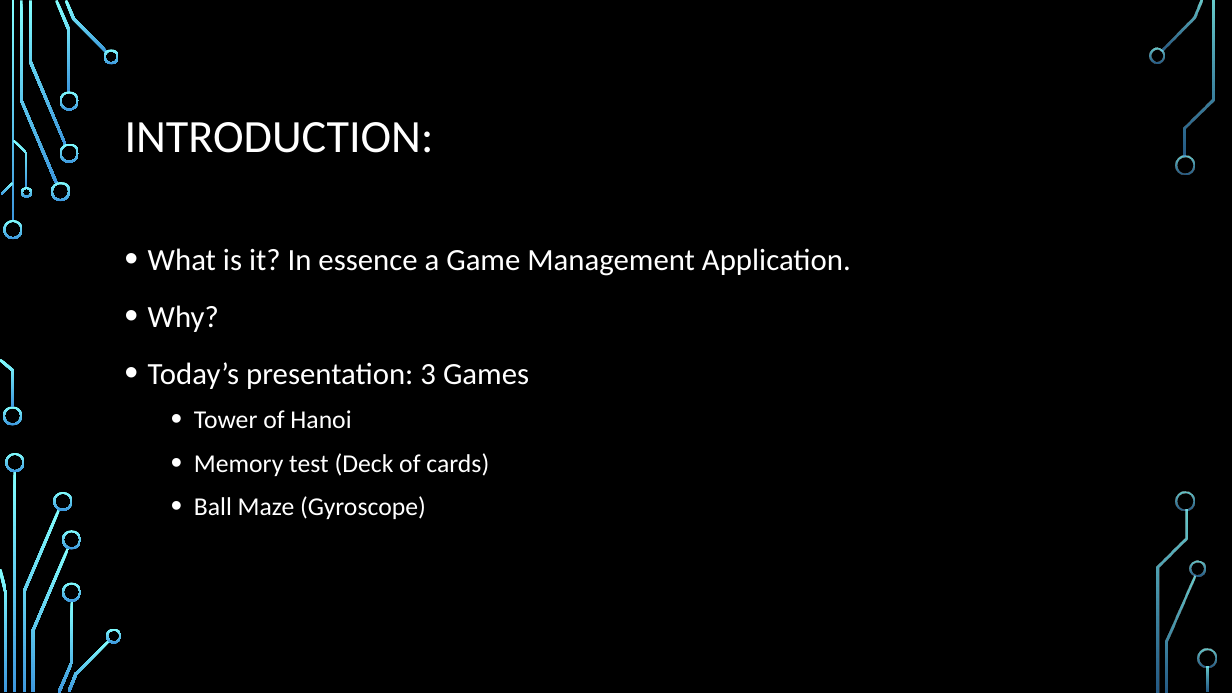
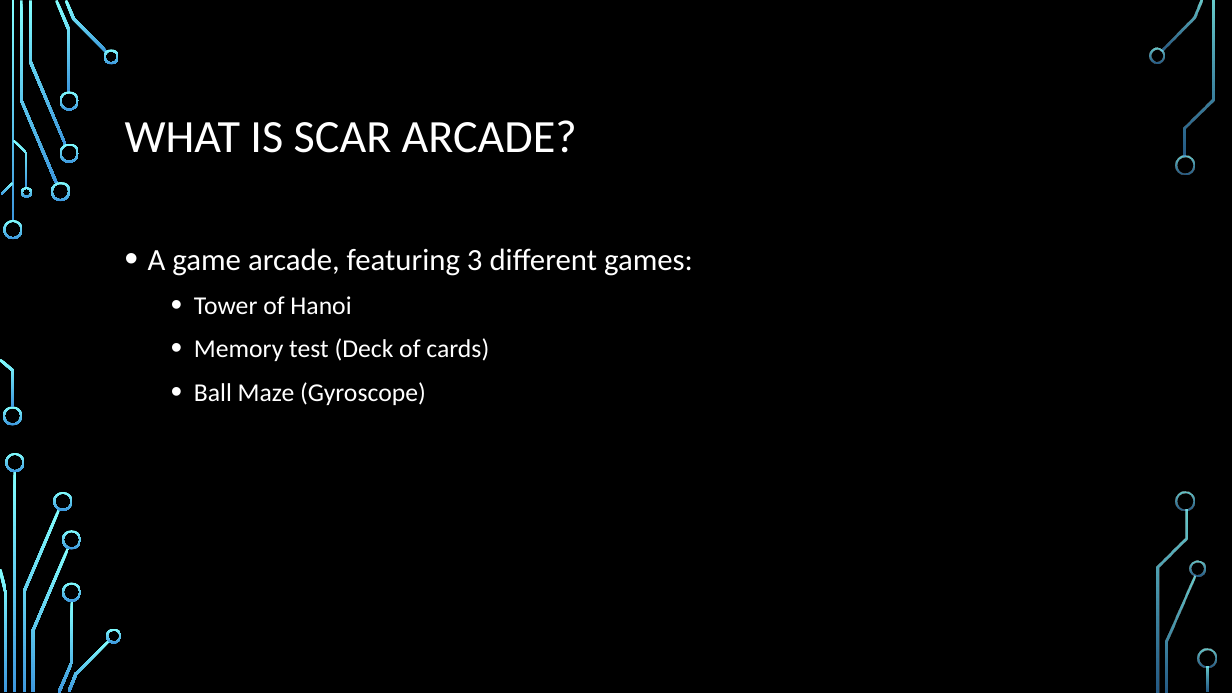
Before and after one commit to IgnitionOrk/SCaR_Arcade, a slide deck: slide 2 of SCaRArcade.pptx. Drawn at 1232x693 pixels with LibreOffice and Linux fonts; fonts in the diff are those of the drawing; background and template pictures are left out. Boxes give left, top, right and bottom in pixels: in the first picture for what was removed or moved away, otherwise in the second. Text is boxed around its words. In the diff, an @@ line names an element or a change of style, - is before the commit and + after.

Commit message:
Update SCaR_Arcade week 6 presentation
Explained a bit more about what we are doing and why. Explained the game
selection interface more deeply, drafted a design of the generic game
menu, and added a few more skeletons of possibly relevant slides.

```diff
--- a/SCaRArcade.pptx
+++ b/SCaRArcade.pptx
@@ title at box(125, 120, 577, 153): text changed @@
-INTRODUCTION:
+WHAT IS SCAR ARCADE?
@@ text at box(148, 248, 693, 276): text changed @@
-• What is it? In essence a Game Management Application.
-• Why?
-• Today’s presentation: 3 Games
+• A game arcade, featuring 3 different games:
```
Also in this commit, not shown: 1 other slide changed, 4 slides added.
